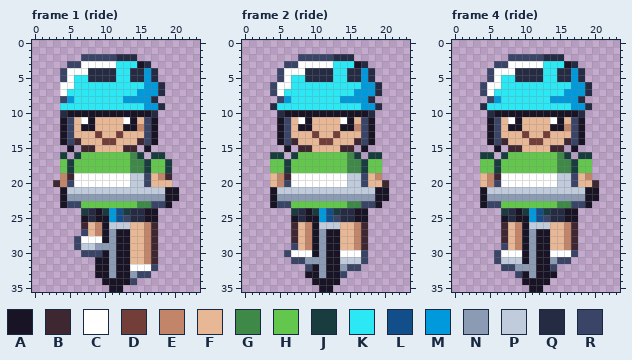
Pixel-art file -- art/hazards/cyclist@50.aseprite. The first picture shows the starting point.
24x36 pixels, 4 frames. Shown: frame 1 (ride), frame 2 (ride), frame 4 (ride). The commit also changed other frames, which this record leaves out.
Palette (. is transparent): A #181425  B #3e2731  C #ffffff  D #733e39  E #c28569  F #e8b796  G #3e8948  H #63c74d  J #193c3e  K #2ce8f5  L #124e89  M #0099db  N #8b9bb4  P #c0cbdc  Q #262b44  R #3a4466
Pixels before, frame 1 (ride), first column x 3:
 2 ....RRRRRQQQ......
 3 ..RRCCCCCKKKAQ....
 4 .RCCCQQQQKKQQMQ...
 5 .RCKKQQQQKKQQMQ...
 6 .CCKKKKKKKKKKMMQ..
 7 .CKKKKKKKKKKMMMQ..
 8 .RMKKKKKKKMMMMQ...
 9 .KKKKKKKKKKKKMMQ..
10 .QAAAAAAAAAAAAQ...
11 .ARFCAFFFFCAFRA...
12 .ARFAAFFFFAAERA...
13 .ARFFFDFFDFFFRA...
14 .ARBFFFDDFFFBRA...
15 ..A.BBFFFFBB.A....
16 .J.JHHHHHHHGJ.JJ..
17 .HJHHHHHHHHGGJHHJ.
18 .HJHHHHHHHHGGJHHJ.
19 .EBCCCCCCCCPPRFEB.
20 BERCCCCCCCCPPRFFF.
21 .APPPPPPPPPPPPPPAA
22 .ANNNNNNNNNNNNNNAA
23 .ARRHHHHHHHHGGRRA.
24 ....JQAJMLJQQAA...
25 ....AQAAMLRQQAA...
26 ....BFEAPPPFFEB...
27 ....RFEANAAFFEB...
28 ...RCCCANAAFFEB...
29 ...RPPNNNAAFFEB...
30 ....RRRANAAFFEB...
31 ......AANAAFFEB...
32 ......AANAACCCR...
33 ......AANAANRR....
34 .......AAAAR......
35 ........AA........
Pixels before, frame 2 (ride), first column x 4:
 2 ....RRRRRQQQ.....
 3 ..RRCCCCCKKKAQ...
 4 .RCCCQQQQKKQQMQ..
 5 .RCKKQQQQKKQQMQ..
 6 RCCKKKKKKKKKKMMQ.
 7 RCKKKKKKKKKKMMMQ.
 8 .RMKKKKKKKMMMMQ..
 9 QKKKKKKKKKKKKMMQ.
10 .QAAAAAAAAAAAAQ..
11 .ARFCAFFFFCAFRA..
12 .ARFAAFFFFAAERA..
13 .ARFFFDFFDFFFRA..
14 .ARBFFFDDFFFBRA..
15 ..A.BBFFFFBB.A...
16 JJ.JHHHHHHHGJ.JJ.
17 HHJHHHHHHHHGGJHH.
18 HHJHHHHHHHHGGJHH.
19 FEBCCCCCCCCPPRFE.
20 FERCCCCCCCCPPRFFB
21 APPPPPPPPPPPPPPAA
22 ANNNNNNNNNNNNNNAA
23 ARRHHHHHHHHGGRRA.
24 ...JQAJMLJQQAA...
25 ...AQAAMLRQQAA...
26 ...BFEAPPPFFEB...
27 ...BFEANAAFFEB...
28 ...BFEANAAFFEB...
29 ...RFEANAAFFEB...
30 ..RCCCANAACCCR...
31 ...RRNNNAAPPPR...
32 .....RANAANRR....
33 .....AANAAR......
34 ......AAAA.......
35 .......AA........
Pixels before, frame 4 (ride), first column x 4:
 2 ....RRRRRQQQ.....
 3 ..RRCCCCCKKKAQ...
 4 .RCCCQQQQKKQQMQ..
 5 .RCKKQQQQKKQQMQ..
 6 RCCKKKKKKKKKKMMQ.
 7 RCKKKKKKKKKKMMMQ.
 8 .RMKKKKKKKMMMMQ..
 9 QKKKKKKKKKKKKMMQ.
10 .QAAAAAAAAAAAAQ..
11 .ARFCAFFFFCAFRA..
12 .ARFAAFFFFAAERA..
13 .ARFFFDFFDFFFRA..
14 .ARBFFFDDFFFBRA..
15 ..A.BBFFFFBB.A...
16 JJ.JHHHHHHHGJ.JJ.
17 HHJHHHHHHHHGGJHH.
18 HHJHHHHHHHHGGJHH.
19 FEBCCCCCCCCPPRFE.
20 FERCCCCCCCCPPRFFB
21 APPPPPPPPPPPPPPAA
22 ANNNNNNNNNNNNNNAA
23 ARRHHHHHHHHGGRRA.
24 ...JQAJMLJQQAA...
25 ...AQAAMLRQQAA...
26 ...BFEAPPPFFEB...
27 ...BFEANAAFFEB...
28 ...BFEANAAFFEB...
29 ...RFEANAAFFEB...
30 ..RCCCANAACCCR...
31 ..RPPPANAANRR....
32 ...RRNNNAAR......
33 .....RANAAA......
34 ......AAAA.......
35 .......AA........
New version:
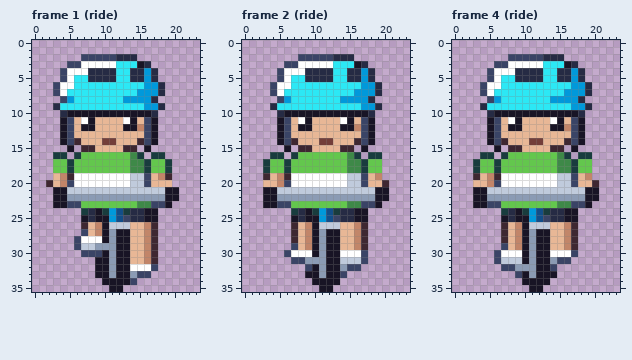
From old to new:
{"where": "frame 1 (ride)"}
{"frame":1,"y":6,"x":3,"old":".","new":"R"}
{"frame":1,"y":7,"x":3,"old":".","new":"R"}
{"frame":1,"y":9,"x":3,"old":".","new":"Q"}
{"frame":1,"y":13,"x":9,"old":"D","new":"F"}
{"frame":1,"y":13,"x":12,"old":"D","new":"F"}
{"frame":1,"y":16,"x":3,"old":".","new":"J"}
{"frame":1,"y":17,"x":3,"old":".","new":"H"}
{"frame":1,"y":18,"x":3,"old":".","new":"H"}
{"frame":1,"y":19,"x":3,"old":".","new":"F"}
{"frame":1,"y":20,"x":2,"old":".B","new":"BF"}
{"frame":1,"y":21,"x":3,"old":".","new":"A"}
{"frame":1,"y":22,"x":3,"old":".","new":"A"}
{"frame":1,"y":23,"x":3,"old":".","new":"A"}
{"where": "frame 2 (ride)"}
{"frame":2,"y":13,"x":10,"old":"D","new":"F"}
{"frame":2,"y":13,"x":13,"old":"D","new":"F"}
{"frame":2,"y":17,"x":3,"old":".","new":"J"}
{"frame":2,"y":18,"x":3,"old":".","new":"J"}
{"frame":2,"y":19,"x":3,"old":".","new":"B"}
{"frame":2,"y":20,"x":3,"old":".","new":"F"}
{"frame":2,"y":21,"x":3,"old":".","new":"A"}
{"frame":2,"y":22,"x":3,"old":".","new":"A"}
{"frame":2,"y":23,"x":3,"old":".","new":"A"}
{"where": "frame 4 (ride)"}
{"frame":4,"y":13,"x":10,"old":"D","new":"F"}
{"frame":4,"y":13,"x":13,"old":"D","new":"F"}
{"frame":4,"y":17,"x":3,"old":".","new":"J"}
{"frame":4,"y":18,"x":3,"old":".","new":"J"}
{"frame":4,"y":19,"x":3,"old":".","new":"B"}
{"frame":4,"y":20,"x":3,"old":".","new":"F"}
{"frame":4,"y":21,"x":3,"old":".","new":"A"}
{"frame":4,"y":22,"x":3,"old":".","new":"A"}
{"frame":4,"y":23,"x":3,"old":".","new":"A"}
